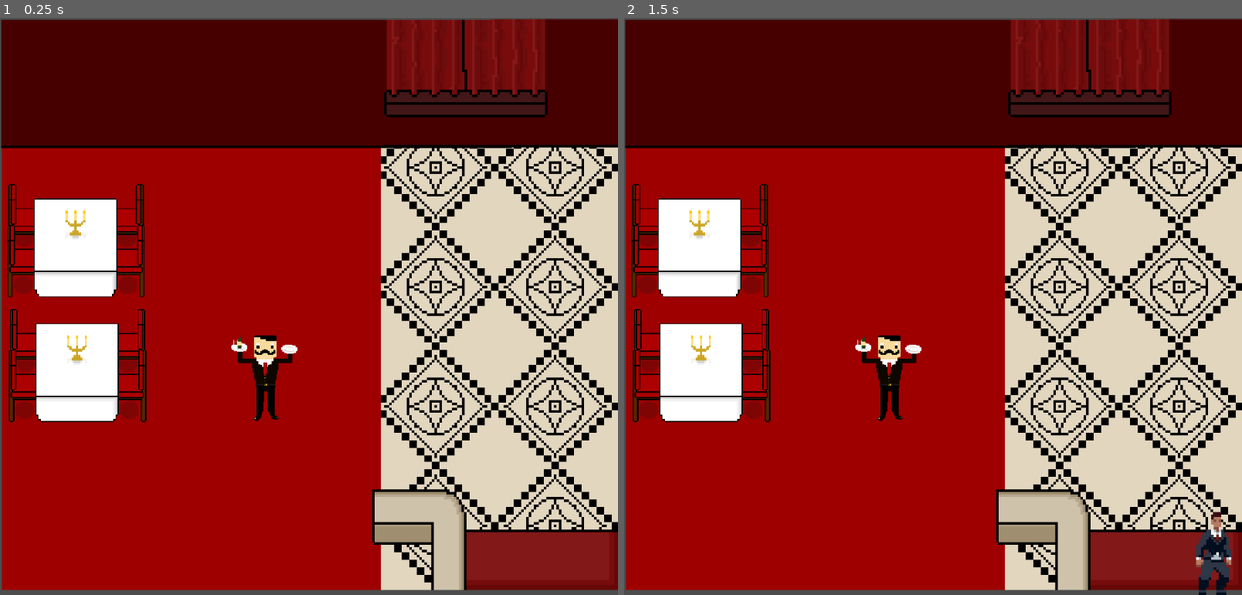
Above: before the commit, frames 1-2 (left to right).
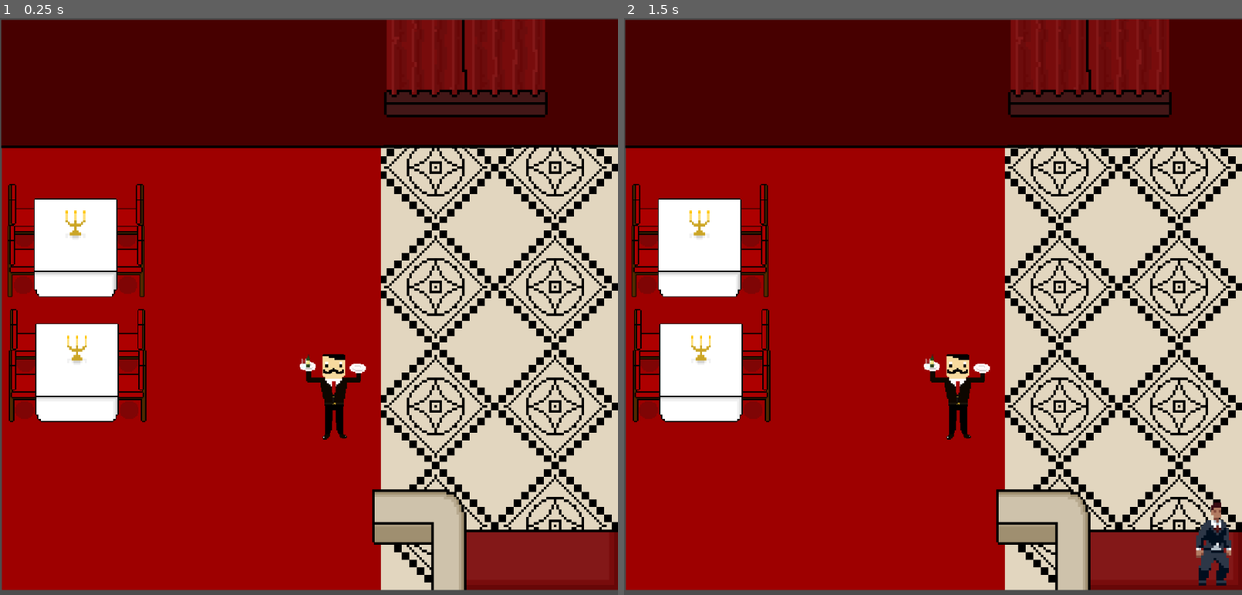
Above: after the commit, the same moments.

Repository: vulcanphoenix/Dine-Hard
Game: Godot game, scene res://Sprites/world/world.tscn
Two runs of this game, one before a commit and one after it. Both use one fixed random seed, a clock stepped at 60 frames per second and the inputs below.
Inputs:
- Up to frame 1 (0.25 s): no input
- Up to frame 2 (1.5 s): tap Enter at 0.5 s; tap Space at 1.25 s

The runs differ from the first frame. In frame 1, 1.2% of the frame differs, in the area x 37-60%, y 55-74%; in frame 2, 1.7%, in the area x 37-99%, y 55-100%.

Commit message:
Customer movement

Diff:
--- a/Sprites/player/Customer1M.tscn
+++ b/Sprites/player/Customer1M.tscn
@@ -1,6 +1,8 @@
-[gd_scene load_steps=16 format=3 uid="uid://bamjgdqvuv67b"]
+[gd_scene load_steps=17 format=3 uid="uid://bamjgdqvuv67b"]
 
 [ext_resource type="Texture2D" uid="uid://dbieeam0m5lo0" path="res://Sprites/customers/mafia guy 1.png" id="1_8aq1w"]
+
+[sub_resource type="Curve2D" id="Curve2D_8aq1w"]
 
 [sub_resource type="AtlasTexture" id="AtlasTexture_b1wsq"]
 atlas = ExtResource("1_8aq1w")
@@ -57,7 +59,7 @@
 "texture": SubResource("AtlasTexture_b1wsq")
 }],
 "loop": true,
-"name": &"Idle",
+"name": &"idle",
 "speed": 5.0
 }, {
 "frames": [{
@@ -95,7 +97,7 @@
 "texture": SubResource("AtlasTexture_rnwfp")
 }],
 "loop": true,
-"name": &"walking",
+"name": &"walk",
 "speed": 8.0
 }]
 
@@ -105,11 +107,15 @@
 
 [node name="Customer1M" type="CharacterBody2D"]
 
-[node name="AnimatedSprite2D" type="AnimatedSprite2D" parent="."]
+[node name="Path2D" type="Path2D" parent="."]
+curve = SubResource("Curve2D_8aq1w")
+
+[node name="AnimatedSprite2D" type="AnimatedSprite2D" parent="Path2D"]
 scale = Vector2(3.511, 3.476)
 sprite_frames = SubResource("SpriteFrames_200q6")
-animation = &"Idle"
+animation = &"walk"
+autoplay = "walk"
 
-[node name="CollisionShape2D" type="CollisionShape2D" parent="."]
+[node name="CollisionShape2D" type="CollisionShape2D" parent="Path2D"]
 position = Vector2(-5, 5)
 shape = SubResource("CapsuleShape2D_1ms5y")
--- a/Sprites/world/world.tscn
+++ b/Sprites/world/world.tscn
@@ -104,6 +104,18 @@
 [sub_resource type="RectangleShape2D" id="RectangleShape2D_mad0u"]
 size = Vector2(985, 29)
 
+[sub_resource type="RectangleShape2D" id="RectangleShape2D_3sxfg"]
+size = Vector2(138, 151.5)
+
+[sub_resource type="RectangleShape2D" id="RectangleShape2D_lpn8e"]
+size = Vector2(20, 752)
+
+[sub_resource type="RectangleShape2D" id="RectangleShape2D_8nwcd"]
+size = Vector2(980, 18)
+
+[sub_resource type="RectangleShape2D" id="RectangleShape2D_q4n3e"]
+size = Vector2(15, 752.5)
+
 [node name="World" type="Node2D"]
 
 [node name="Tilemap_Holder" type="Node2D" parent="."]
@@ -156,7 +168,7 @@
 shape = SubResource("RectangleShape2D_mad0u")
 
 [node name="CharacterBody2D" parent="." instance=ExtResource("5_tat8m")]
-position = Vector2(421, 573)
+position = Vector2(530, 603)
 
 [node name="Customer Spawn" type="Node2D" parent="."]
 script = ExtResource("6_is8iy")
@@ -164,4 +176,26 @@
 max_npcs = 4
 
 [node name="spawn_point _1" type="Marker2D" parent="Customer Spawn"]
-position = Vector2(942, 854)
+position = Vector2(942, 839)
+
+[node name="Collision holder" type="Node2D" parent="."]
+
+[node name="CounterTop" type="StaticBody2D" parent="Collision holder"]
+
+[node name="CollisionShape2D" type="CollisionShape2D" parent="Collision holder/CounterTop"]
+position = Vector2(662, 834.75)
+shape = SubResource("RectangleShape2D_3sxfg")
+
+[node name="walls" type="StaticBody2D" parent="Collision holder"]
+
+[node name="CollisionShape2D" type="CollisionShape2D" parent="Collision holder/walls"]
+position = Vector2(-7, 534)
+shape = SubResource("RectangleShape2D_lpn8e")
+
+[node name="CollisionShape2D2" type="CollisionShape2D" parent="Collision holder/walls"]
+position = Vector2(493, 919)
+shape = SubResource("RectangleShape2D_8nwcd")
+
+[node name="CollisionShape2D3" type="CollisionShape2D" parent="Collision holder/walls"]
+position = Vector2(991, 533)
+shape = SubResource("RectangleShape2D_q4n3e")
Not shown: 1 places in Sprites/world/world.tscn that only renumber resources
